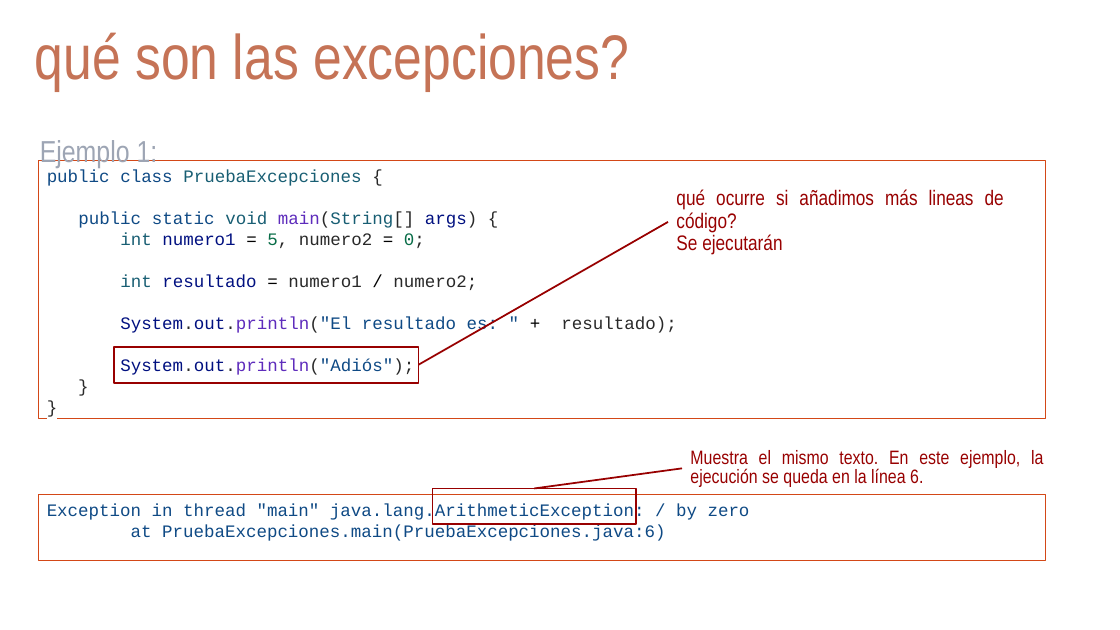
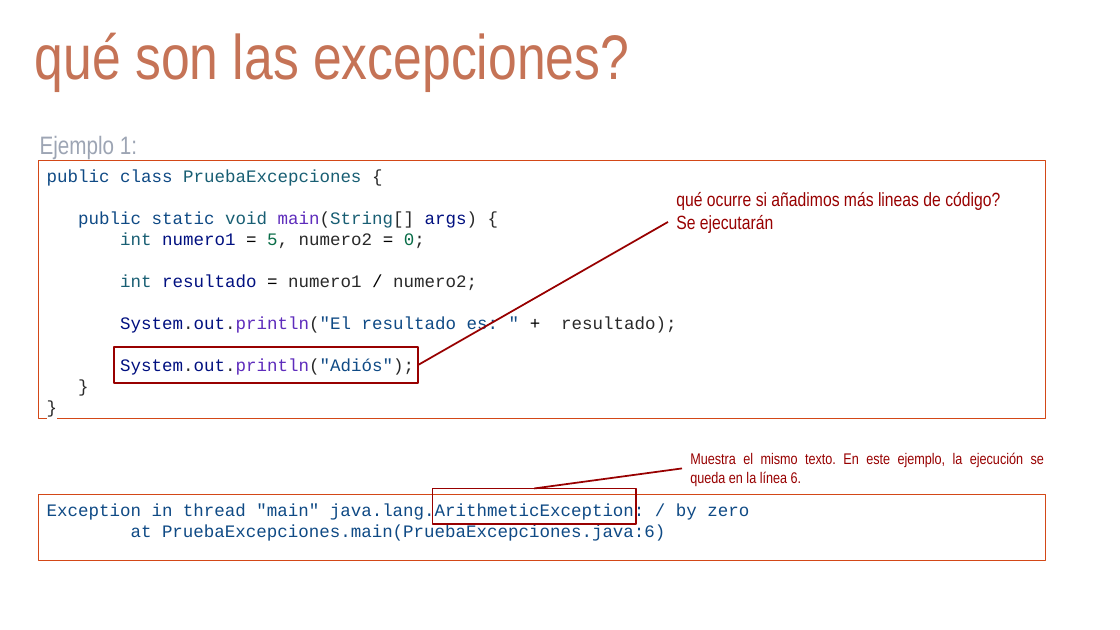
Before and after one commit to arturoblasco/PROG23, a slide deck: slide 5 of UD03/ud03_excepciones.pptx. Drawn at 1120x630 pixels with LibreOffice and Linux fonts; fonts in the diff are those of the drawing; background and template pictures are left out. Boxes give left, top, right and bottom in pixels: in the first picture for what was removed or moved away, otherwise in the second. Text is boxed around its words. In the diff, an @@ line names an element or a change of style, - is before the commit and + after.

```diff
--- a/UD03/ud03_excepciones.pptx
+++ b/UD03/ud03_excepciones.pptx
@@ text "Ejemplo 1:" at (x1=40, y1=136, x2=137, y2=159): size 26 to 21.6 pt @@
@@ text "public class PruebaExcepciones {" at (x1=39, y1=161, x2=1046, y2=419): outline #D34817 0.75 pt to #D34817 0.74 pt @@
@@ text "qué ocurre si añadimos más ..." at (x1=676, y1=192, x2=1000, y2=233): size 18 to 16.4 pt; line spacing 0.9 to 1 @@
@@ line removed from (418, 365) to (668, 222) @@
@@ freeform shape added at (x1=418, y1=222, x2=668, y2=365), outline #980000 1.5 pt @@
@@ text "Muestra el mismo texto. En ..." at (x1=690, y1=452, x2=1044, y2=486): size 16.6 to 13.1 pt; line spacing 0.8 to 1 @@
@@ text "Exception in thread "main" java.lang.ArithmeticException: ..." at (x1=39, y1=495, x2=1046, y2=560): outline #D34817 0.75 pt to #D34817 0.74 pt @@
```
Also in this commit, not shown: 18 other slides changed, 2 other files.
